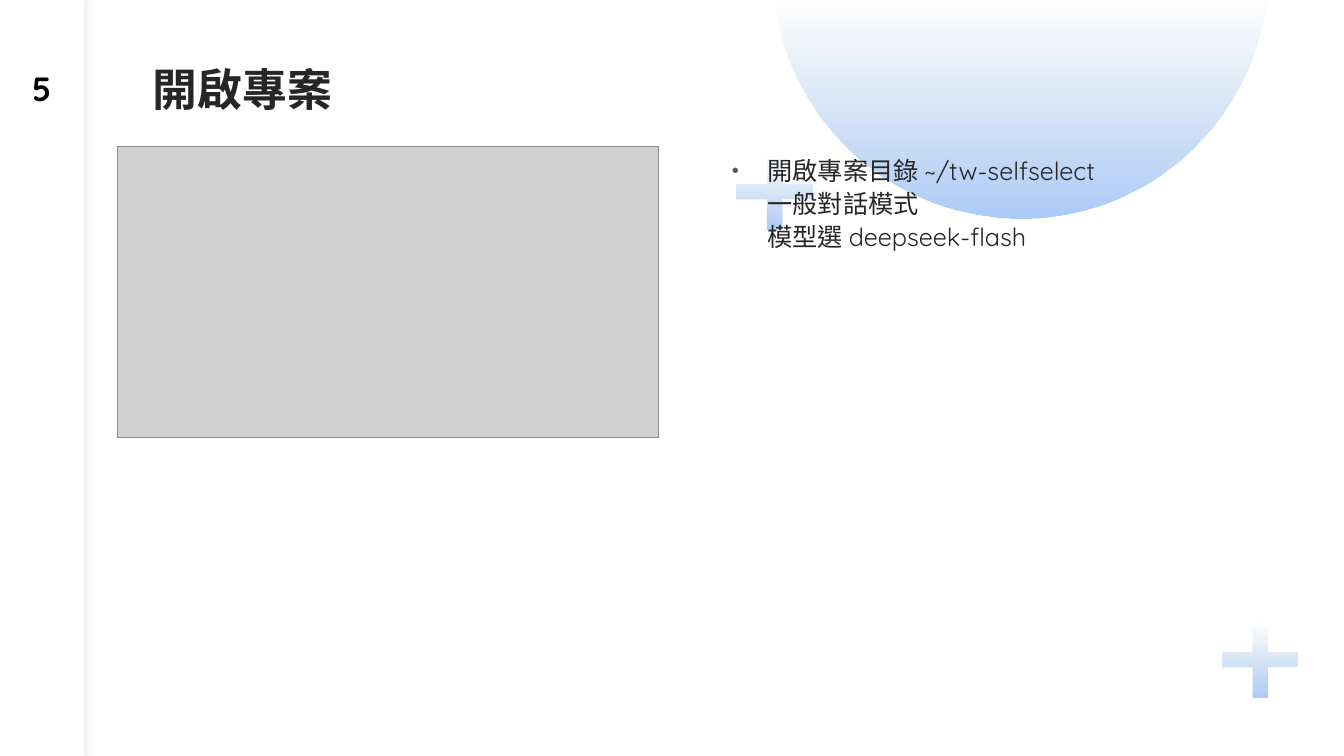
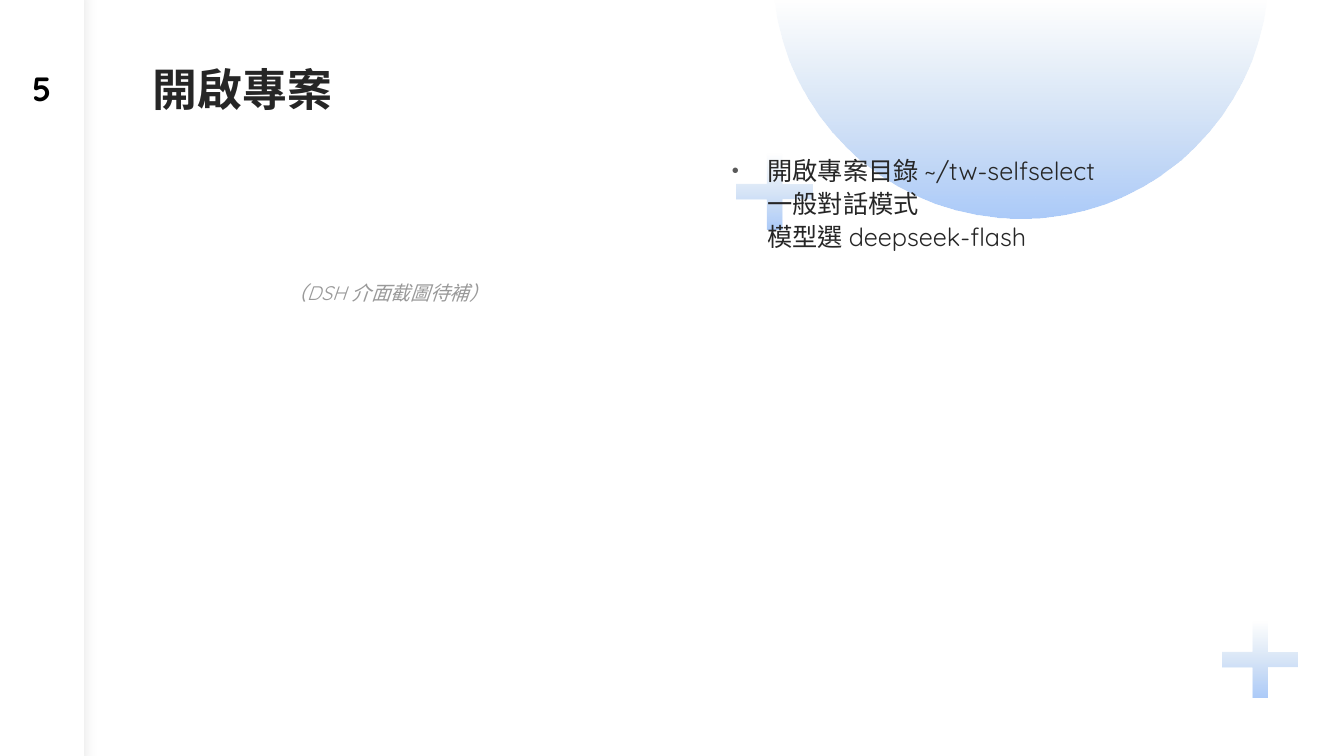
Before and after one commit to dinchentech/tw-selfselect, a slide deck: slide 5 of plans/ppt/TW-SELFSELECT台股買賣自動化系統-W3-講稿版.pptx. Drawn at 1344x756 pixels with LibreOffice and Linux fonts; fonts in the diff are those of the drawing; grey boxes stand for pictures. Boxes give left, top, right and bottom in pixels: in the first picture for what was removed or moved away, otherwise in the second. Text is boxed around its words. In the diff, an @@ line names an element or a change of style, - is before the commit and + after.

Commit message:
plans/ppt：移除舊 opencode 截圖、裁掉舊狀態列，說明補進 README
- W3 s2–s6、s19、s20 的 opencode 介面截圖移除，原位置留淡色「（DSH 介面截圖待補）」
- W5 s16/s17 保留計畫表與測試輸出，只裁掉底部舊狀態列（Prometheus/Sisyphus 字樣）
- W5 s15/s16/s19/s20 的「Plan Builder / .omo/plans / start-work」字樣改成 plan 模式說法
- W3 s6 標題縮短；README 補「DSH 化對照表」「截圖處理」「仍待處理」

```diff
--- a/plans/ppt/TW-SELFSELECT台股買賣自動化系統-W3-講稿版.pptx
+++ b/plans/ppt/TW-SELFSELECT台股買賣自動化系統-W3-講稿版.pptx
@@ picture removed at (117,147,658,439) @@
@@ text added at (287,283,489,302), 14 pt, text #999999, italic @@
+（DSH 介面截圖待補）
```
Also in this commit, not shown: 6 other slides changed, 2 other files.
